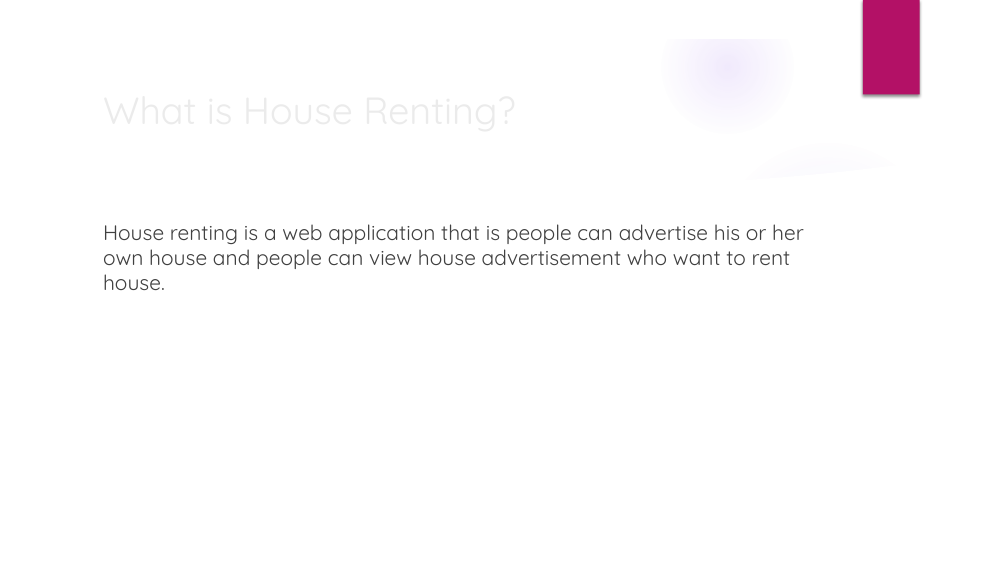
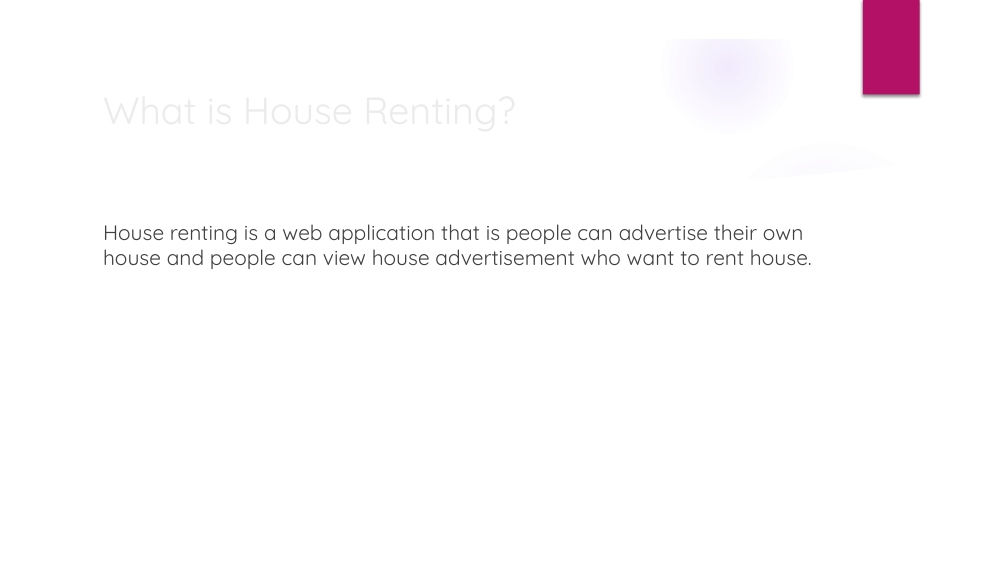
Before and after one commit to ShahabuddinAhmed/Presentation, a slide deck: slide 2 of HouseRenting.pptx. Drawn at 1008x567 pixels with LibreOffice and Linux fonts; fonts in the diff are those of the drawing; background and template pictures are left out. Boxes give left, top, right and bottom in pixels: in the first picture for what was removed or moved away, otherwise in the second. Text is boxed around its words. In the diff, an @@ line names an element or a change of style, - is before the commit and + after.

Commit message:
some content is added

```diff
--- a/HouseRenting.pptx
+++ b/HouseRenting.pptx
@@ text at [103, 224, 812, 269]: text changed @@
-House renting is a web application that is people can advertise his or her own house and people can view house advertisement who want to rent house.
+House renting is a web application that is people can advertise their own house and people can view house advertisement who want to rent house.
```
